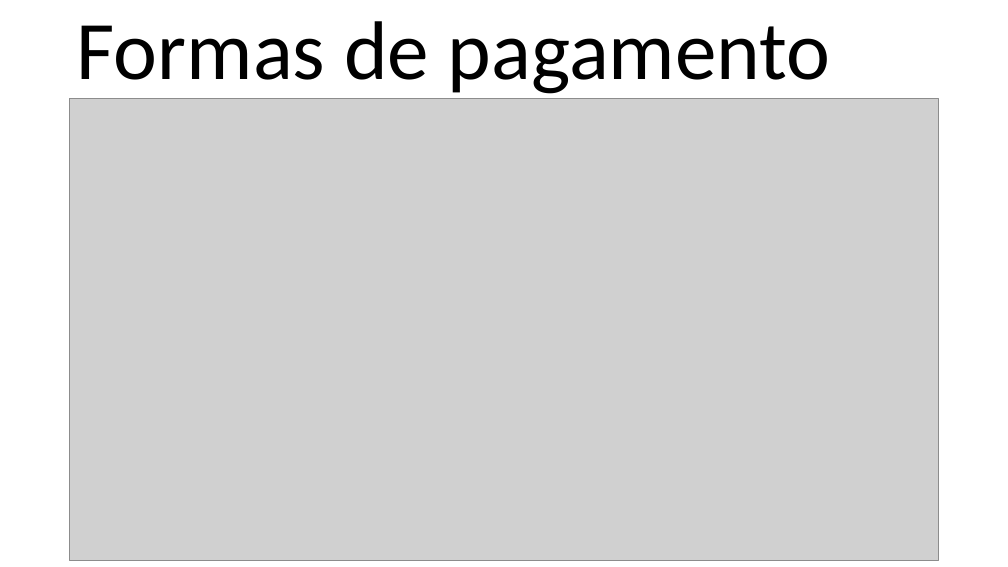
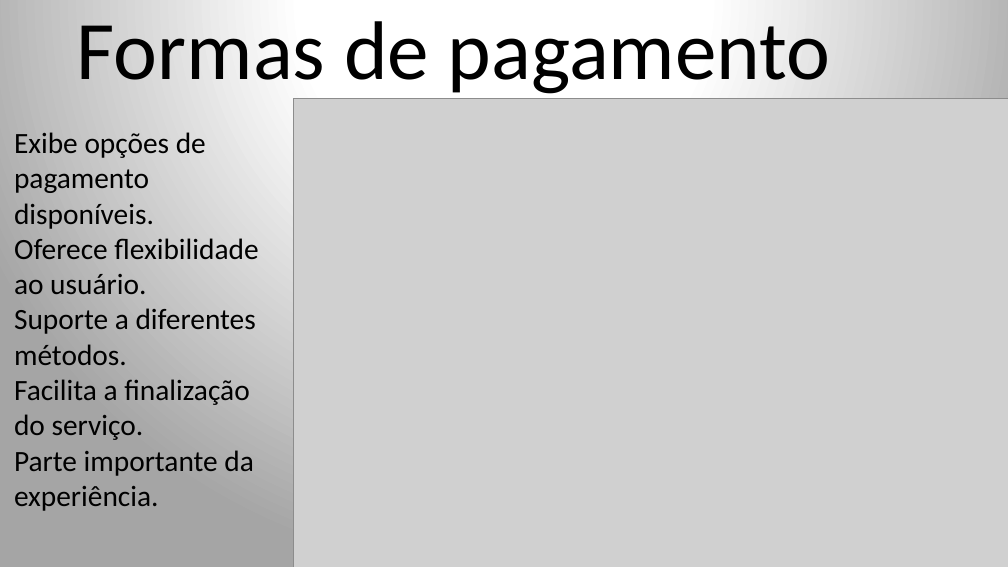
Before and after one commit to NapoleaoJunior/projeto_integrador_mobilidade, a slide deck: slide 20 of apresentacao final/Projeto integrador (Atualizado).pptx. Drawn at 1008x567 pixels with LibreOffice and Linux fonts; fonts in the diff are those of the drawing; grey boxes stand for pictures. Boxes give left, top, right and bottom in pixels: in the first picture for what was removed or moved away, otherwise in the second. Text is boxed around its words. In the diff, an @@ line names an element or a change of style, - is before the commit and + after.

```diff
--- a/apresentacao final/Projeto integrador (Atualizado).pptx
+++ b/apresentacao final/Projeto integrador (Atualizado).pptx
@@ background #FFFFFF to gradient #FFFFFF to #A5A5A5 @@
@@ picture: place and size @@
-picture at [70,99,939,560]
+picture at [294,99,1008,567]
@@ text added at [14,132,258,511], 28 pt, text #000000 @@
+Exibe opções de pagamento disponíveis.
+Oferece flexibilidade ao usuário.
+Suporte a diferentes métodos.
+Facilita a finalização do serviço.
+Parte importante da experiência.
```
Also in this commit, not shown: 19 other slides changed, 3 slides added, 3 slides removed.
